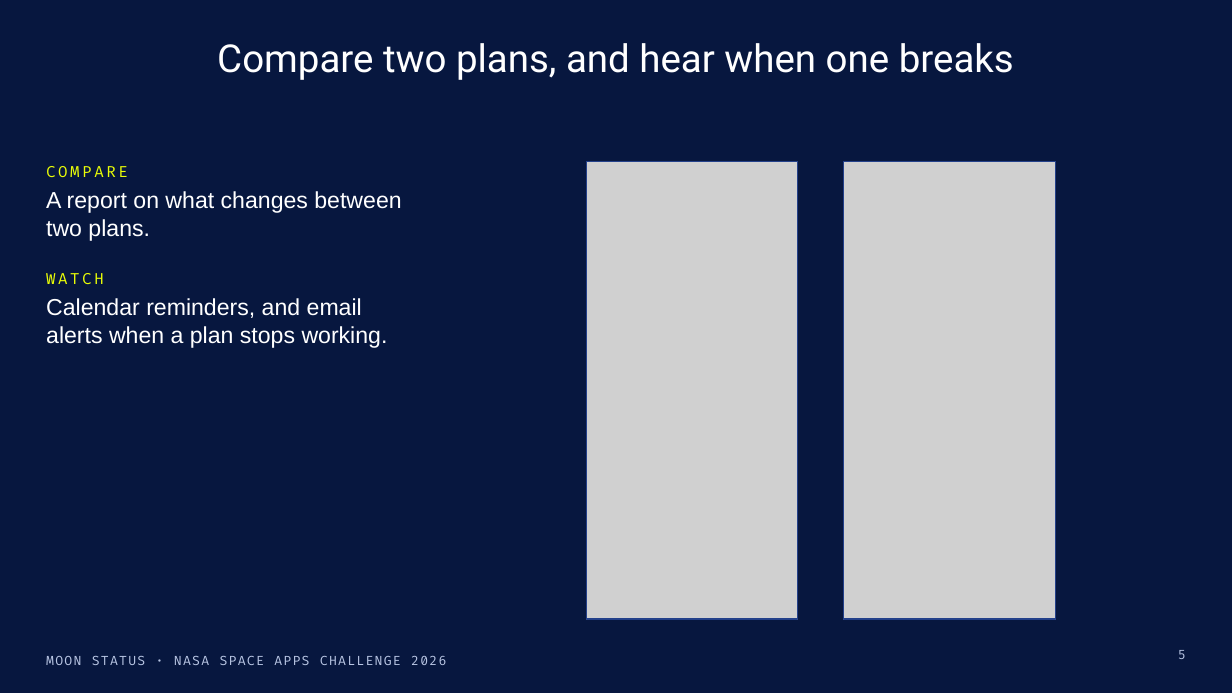
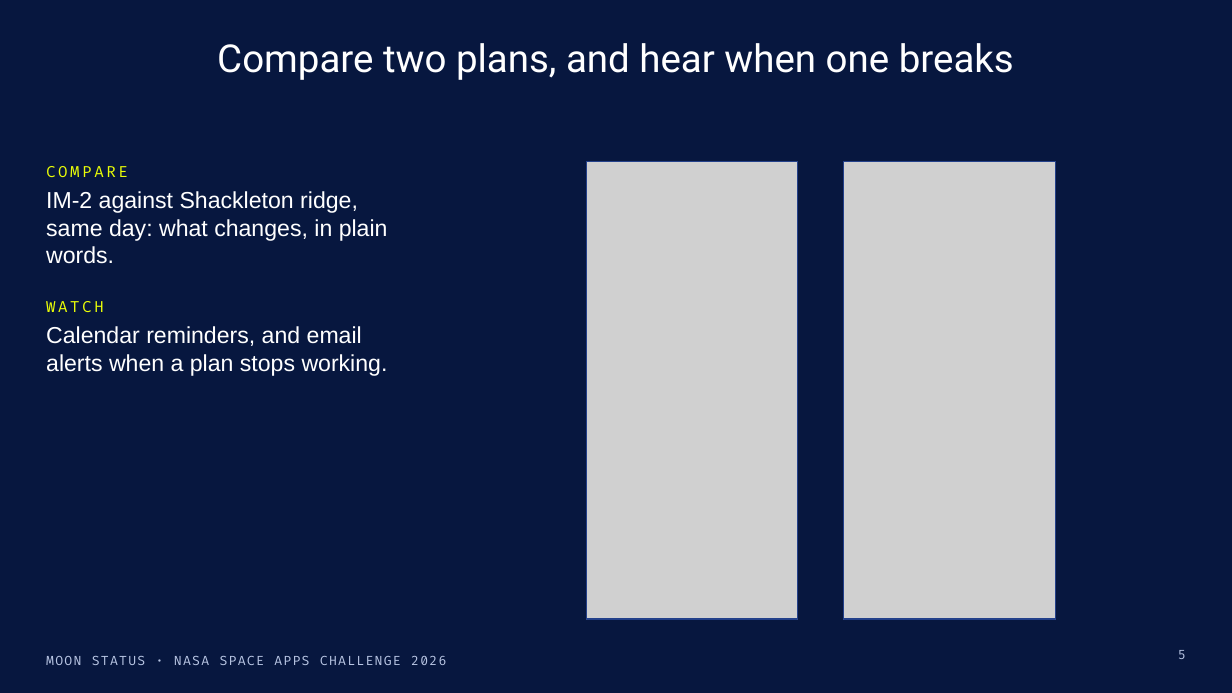
Before and after one commit to dan-od/lunar-landing, a slide deck: slide 5 of docs/demo/moon-status-demo.pptx. Drawn at 1232x693 pixels with LibreOffice and Linux fonts; fonts in the diff are those of the drawing; grey boxes stand for pictures. Boxes give left, top, right and bottom in pixels: in the first picture for what was removed or moved away, otherwise in the second. Text is boxed around its words. In the diff, an @@ line names an element or a change of style, - is before the commit and + after.

Commit message:
Demo deck rebuilt from https://moon.okoro.me: Console at 1512x982, the IM-2 case, phone board, Apollo 11 card and Add coordinates, Miss with coordinates, Compare IM-2 vs Shackleton and Watch, the corrected How we know it's right, API and a real slip_impact connector reply; PDF beside it

```diff
--- a/docs/demo/moon-status-demo.pptx
+++ b/docs/demo/moon-status-demo.pptx
@@ text at (46,191,388,264): text changed @@
-A report on what changes between two plans.
+IM-2 against Shackleton ridge, same day: what changes, in plain words.
```
Also in this commit, not shown: 6 other slides changed, 12 other files.
